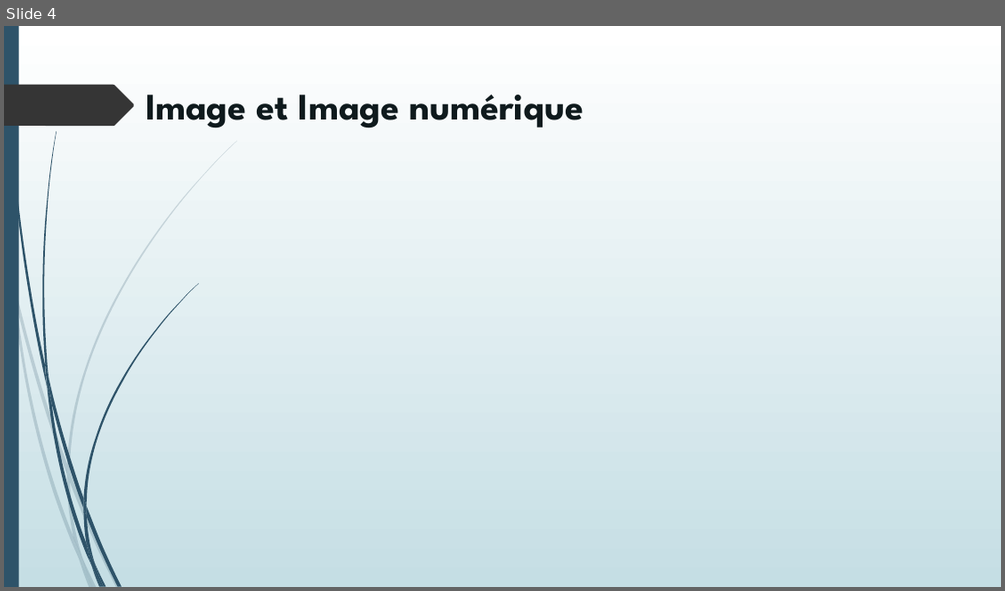
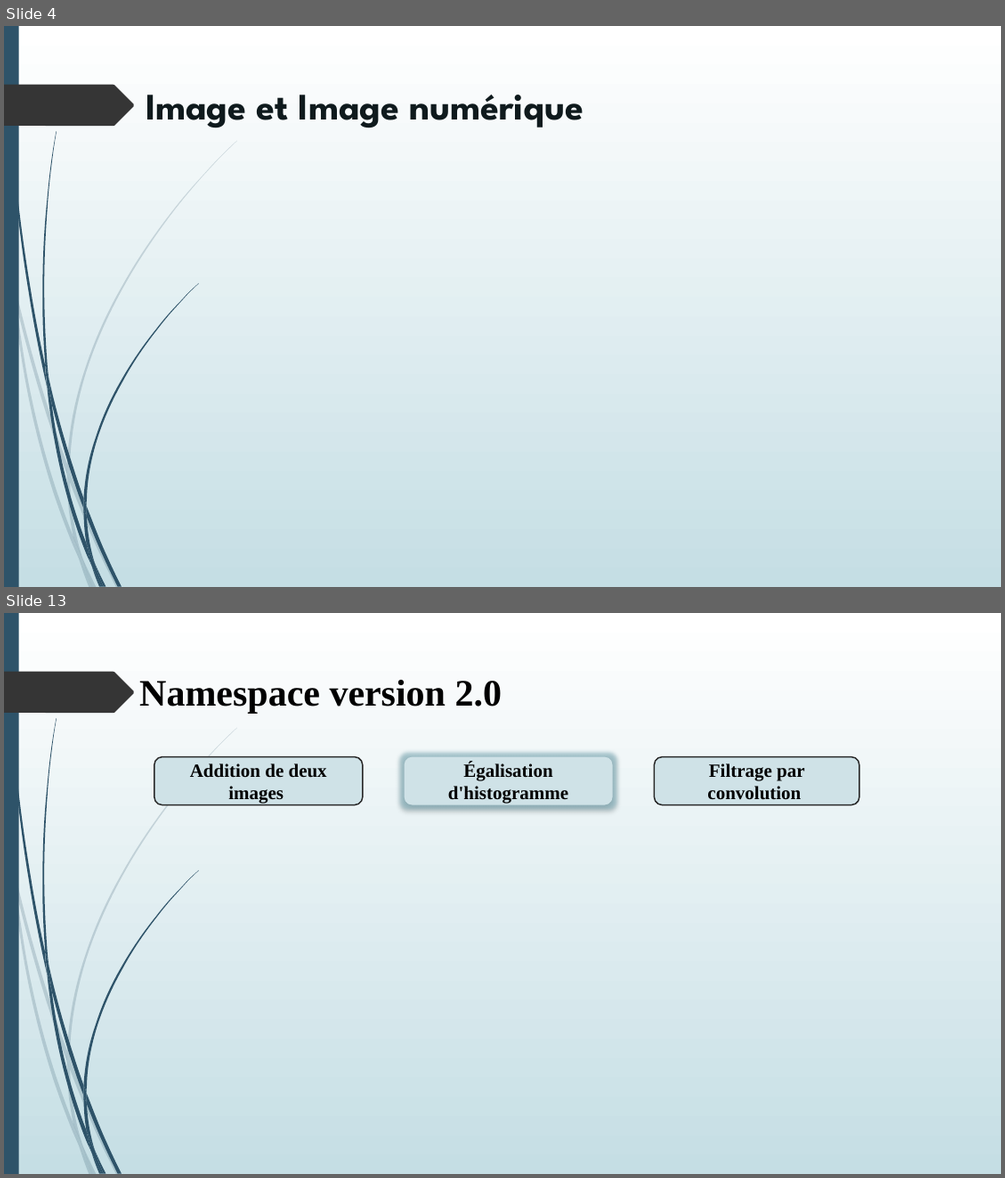
Before and after one commit to lyeslehara1996/TER, a slide deck: Présentation TER.pptx. Shown one above the other, each under a label of ours: slide 4 before the commit, slides 4 and 13 after it; the slides between them are not shown. The pictures are 1005x591 and 1005x1178 pixels, drawn with LibreOffice and Linux fonts; fonts in the diff are those of the drawing. Boxes give left, top, right and bottom in pixels: in the first picture for what was removed or moved away, otherwise in the second. Text is boxed around its words. In the diff, an @@ line names an element or a change of style, - is before the commit and + after.

```diff
--- a/Présentation TER.pptx
+++ b/Présentation TER.pptx
@@ slide 13 added at [4, 613, 1001, 1174], background gradient #FFFFFF to #C5DEE5; not listed: 24 template elements that a slide beside it also shows @@
@@ title added at [139, 680, 502, 713], 36 pt, text #000000, bold @@
+Namespace version 2.0
@@ rounded rectangle added at [154, 756, 363, 804], fill #CFE2E7, outline #272727 1.25 pt, 18 pt, text #000000, bold @@
+Addition de deux images
@@ rounded rectangle added at [404, 756, 613, 804], fill #CFE2E7, 18 pt, text #000000, bold @@
+Égalisation d'histogramme
@@ rounded rectangle added at [655, 756, 859, 804], fill #CFE2E7, outline #272727 1.25 pt, 18 pt, text #000000, bold @@
+Filtrage par convolution
```
Also in this commit, not shown: 4 slides changed, 9 other slides added, 3 slides removed, 1 other file.
